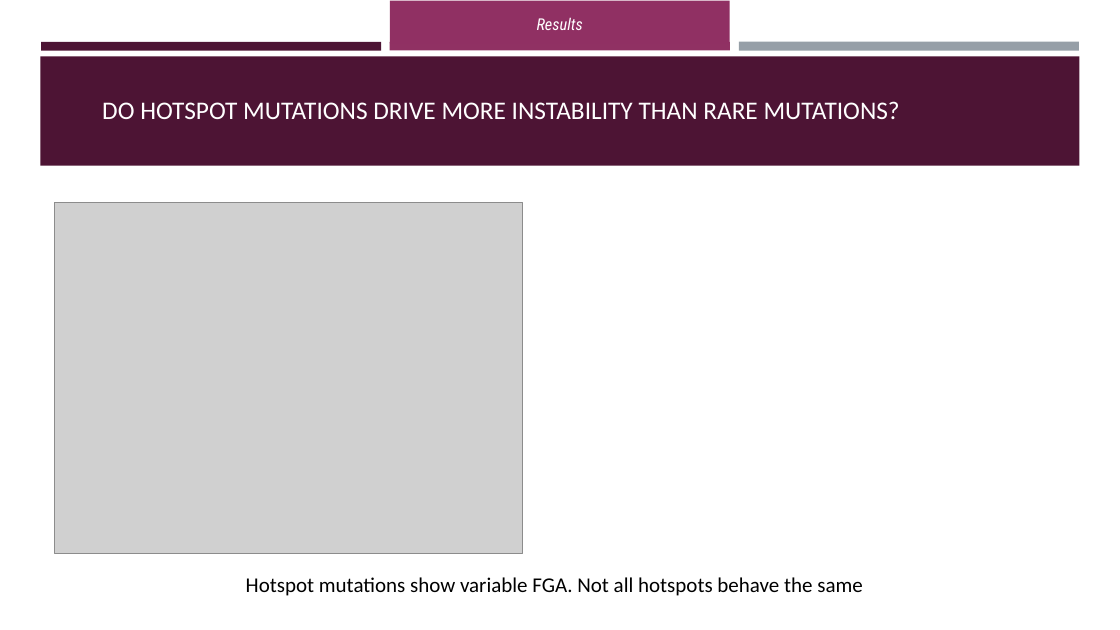
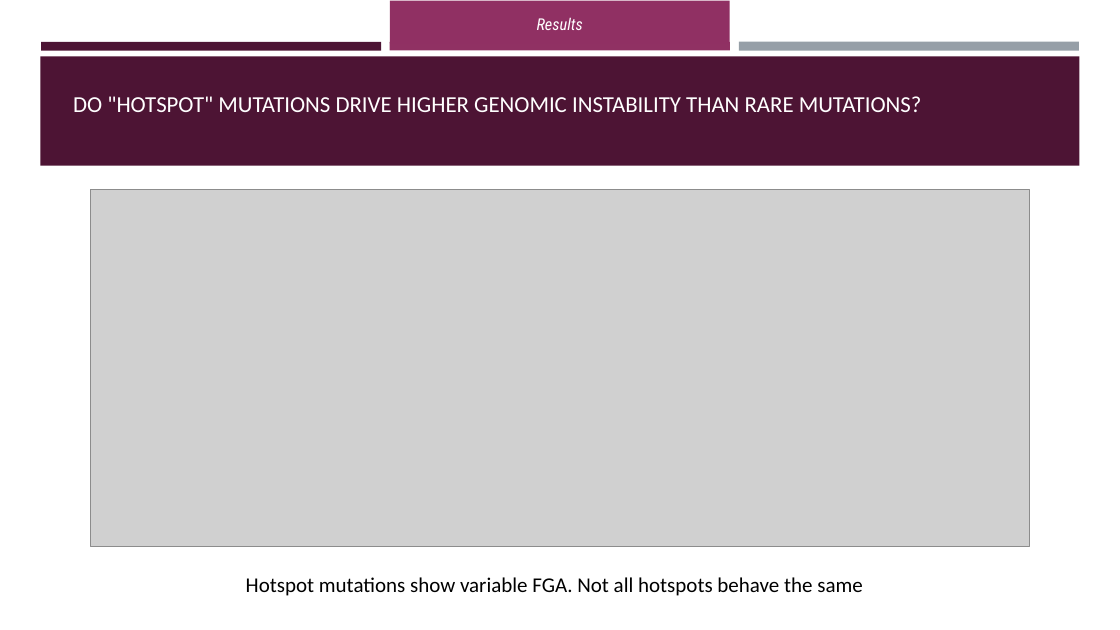
Before and after one commit to OrnitB/cancer_bioinformatics, a slide deck: slide 14 of project/project_background/Final Project Presentation - Ornit - Cancer Bioinfo March 2026.pptx (slide 13 before the commit). Drawn at 1120x630 pixels with LibreOffice and Linux fonts; fonts in the diff are those of the drawing; grey boxes stand for pictures. Boxes give left, top, right and bottom in pixels: in the first picture for what was removed or moved away, otherwise in the second. Text is boxed around its words. In the diff, an @@ line names an element or a change of style, - is before the commit and + after.

Commit message:
hotspot fig7 expansion

```diff
--- a/project/project_background/Final Project Presentation - Ornit - Cancer Bioinfo March 2026.pptx
+++ b/project/project_background/Final Project Presentation - Ornit - Cancer Bioinfo March 2026.pptx
@@ text at box(73, 96, 922, 112): text changed; size 21.7 to 19.6 pt @@
-DO HOTSPOT MUTATIONS DRIVE MORE INSTABILITY THAN RARE MUTATIONS?
+DO "HOTSPOT" MUTATIONS DRIVE HIGHER GENOMIC INSTABILITY THAN RARE MUTATIONS?
@@ picture removed at box(55, 202, 523, 554) @@
@@ picture added at box(91, 190, 1030, 546) @@
```
Also in this commit, not shown: 1 other slide changed, 1 slide added, 4 other files.
